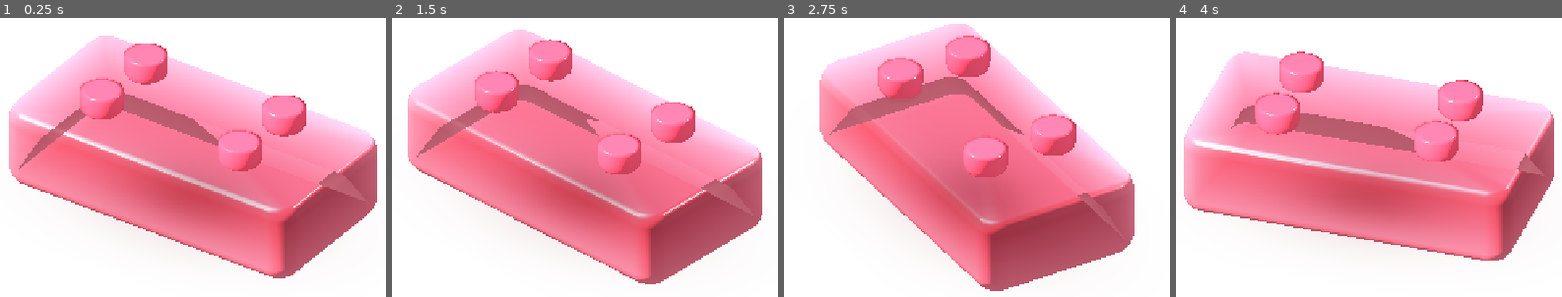
Above: before the commit, frames 1-4 (left to right).
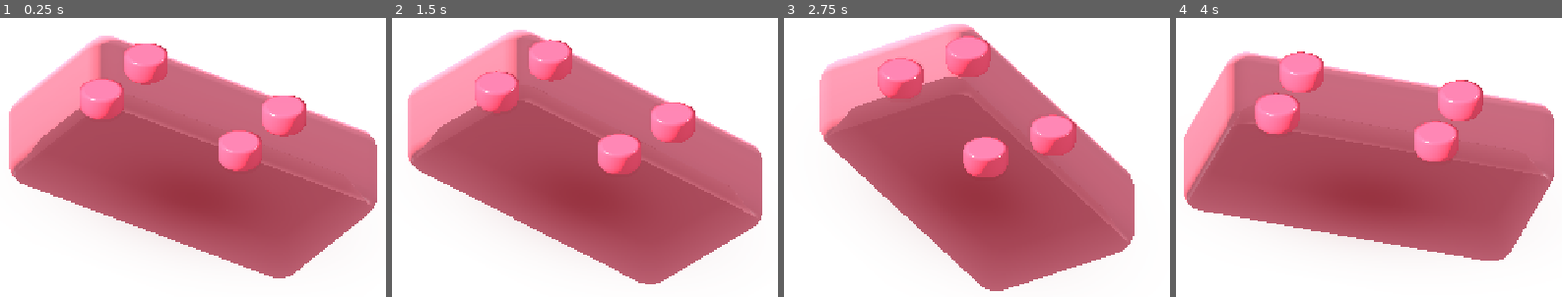
Above: after the commit, the same moments.

Repository: dbrckk/Jelly-bricks
Game: Godot game, scene res://prototypes/single_brick/soft_reference.tscn
Same seed, same stepped clock (60 frames per second), same inputs: the game is played once before the commit and once after it. This scene is started directly instead of the project's main scene.
Inputs (mouse positions are in pixels of both pictures, inside the frame that each line leads up to):
- Up to frame 1 (0.25 s): no input
- Up to frame 2 (1.5 s): tap Enter at 0.5 s; move the mouse to (681, 101) at 0.52 s; click (681, 101) at 0.67 s; tap Space at 1.25 s; drag from (496, 179) to (561, 296) at 1.27 s
- Up to frame 3 (2.75 s): tap Enter at 2 s; move the mouse to (outside the picture) at 2.02 s; click (outside the picture) at 2.17 s
- Up to frame 4 (4 s): tap Space at 2.75 s; drag from (1345, 296) to (1237, 20) at 2.77 s; tap Enter at 3.5 s; move the mouse to (1500, 257) at 3.52 s; click (1500, 257) at 3.67 s

The runs differ from the first frame. In frame 1, 37% of the frame differs, in the area x 2-97%, y 7-93%; in frame 2, 35%; in frame 3, 29%; in frame 4, 41%, in the area x 2-98%, y 12-87%.

Commit message:
fix(mesh): correct top cap and socket winding before subdivision to remove open-face artifact

Diff:
--- a/native-godot/prototypes/single_brick/subdivided_studio_mesh.gd
+++ b/native-godot/prototypes/single_brick/subdivided_studio_mesh.gd
@@ -33,6 +33,20 @@
         vertices.append(original_vertices[i])
         normals.append(original_normals[i])
     var indices: PackedInt32Array = original_indices.duplicate()
+    # Older studio fan caps were globally winding-reversed by the isolated
+    # prototype. That exposed the inner socket roof THROUGH the top, as a
+    # dramatic triangular cavity. Correct each face using its authored
+    # outward normals before tessellating; never use a global flip.
+    for t in range(0, indices.size(), 3):
+        var ia: int = indices[t]
+        var ib: int = indices[t + 1]
+        var ic: int = indices[t + 2]
+        var face: Vector3 = (
+            vertices[ib] - vertices[ia]).cross(vertices[ic] - vertices[ia])
+        var target: Vector3 = normals[ia] + normals[ib] + normals[ic]
+        if face.length_squared() > 0.00000001 and face.dot(target) < 0.0:
+            indices[t + 1] = ic
+            indices[t + 2] = ib
     for _level in range(clampi(levels, 0, MAX_LEVEL)):
         var cache: Dictionary = {}
         var next_indices := PackedInt32Array()
